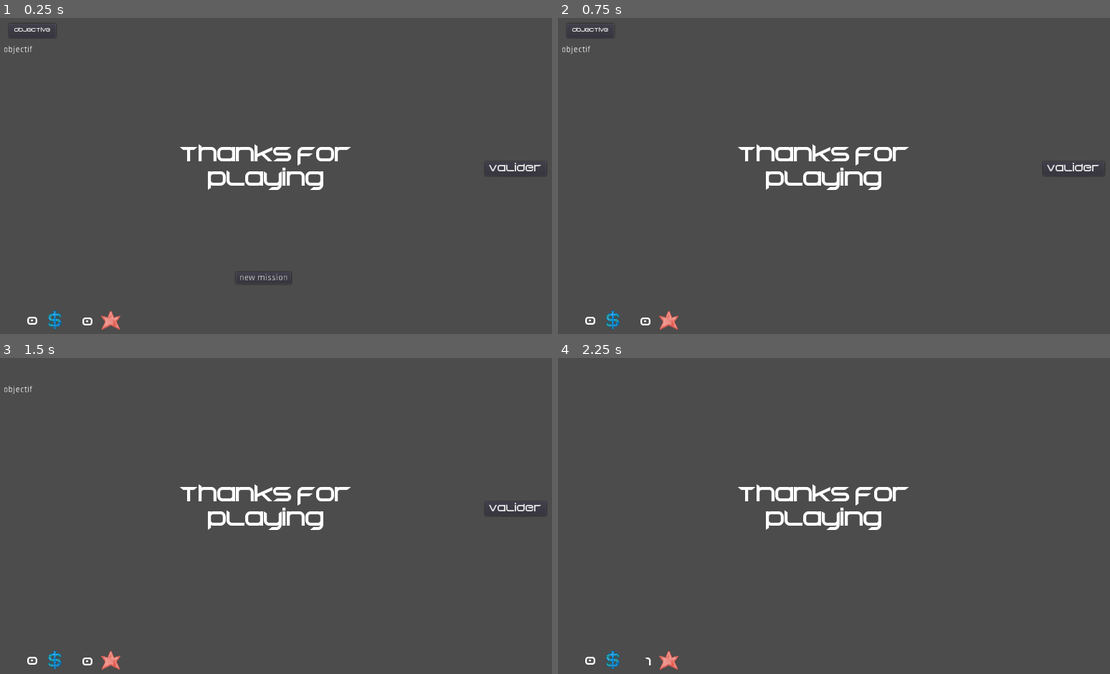
Above: before the commit, frames 1-4 (two rows, left to right).
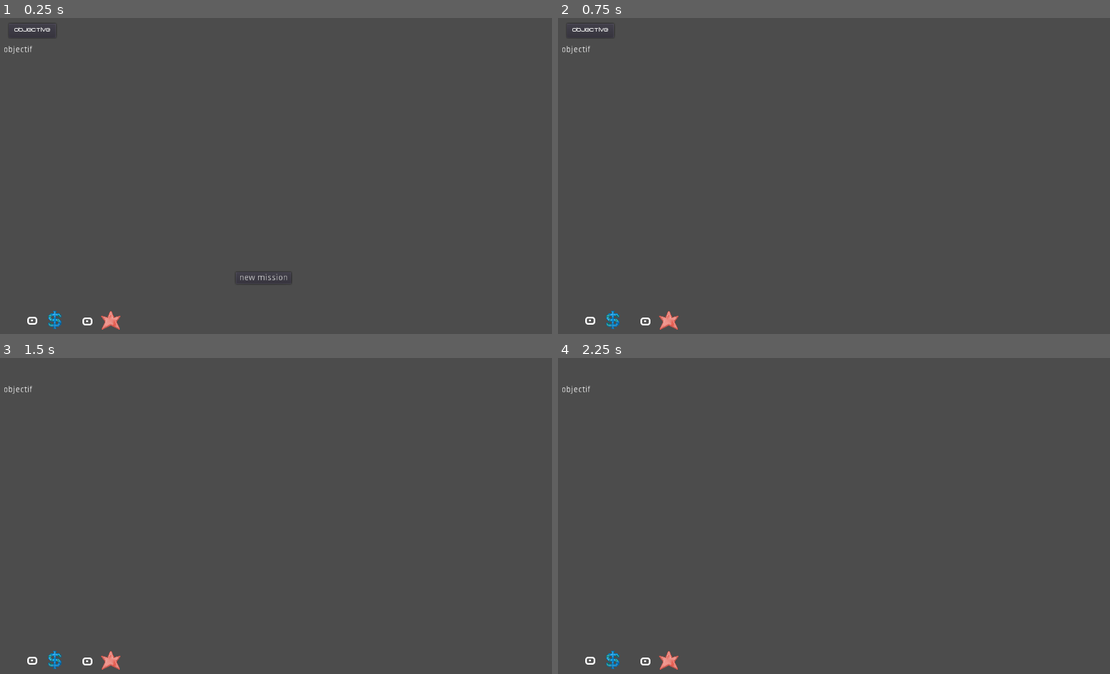
Above: after the commit, the same moments.

Repository: RyanHerb/-jubilant-octo-robot
Game: Godot game, scene res://HUDBureau.tscn
The game is run twice, just before and just after one commit, with the same random seed, the same clock (stepped at 60 frames per second) and the same inputs. This scene is started directly instead of the project's main scene.
Inputs (mouse positions are in pixels of both pictures, inside the frame that each line leads up to):
- Up to frame 1 (0.25 s): no input
- Up to frame 2 (0.75 s): click "new mission" at 0.5 s
- Up to frame 3 (1.5 s): click "objective" at 1.25 s
- Up to frame 4 (2.25 s): click (1071, 509) at 2 s, where only the run before the commit has a clickable "valider"

The runs differ from the first frame. In frame 1, 1.3% of the frame differs, in the area x 32-100%, y 39-55%; in frame 2, 1.3%; in frame 3, 1.3%; in frame 4, 1.3%.

Commit message:
reorganise hud scenes

Diff:
--- a/HUDBureau.tscn
+++ b/HUDBureau.tscn
@@ -69,6 +69,7 @@
 }
 
 [node name="FinishMissionButton" type="Button" parent="."]
+visible = false
 margin_left = 805.962
 margin_top = 80.2063
 margin_right = 908.962
@@ -81,6 +82,7 @@
 }
 
 [node name="Fin" type="Label" parent="."]
+visible = false
 margin_left = 248.212
 margin_top = 44.9544
 margin_right = 631.212
--- a/Main.tscn
+++ b/Main.tscn
@@ -1,24 +1,19 @@
-[gd_scene load_steps=6 format=2]
+[gd_scene load_steps=5 format=2]
 
 [ext_resource path="res://Main.gd" type="Script" id=1]
 [ext_resource path="res://HUD.tscn" type="PackedScene" id=2]
-[ext_resource path="res://HUDBureau.tscn" type="PackedScene" id=3]
-[ext_resource path="res://HUDSystem.tscn" type="PackedScene" id=4]
+[ext_resource path="res://Office.tscn" type="PackedScene" id=3]
 [ext_resource path="res://System.tscn" type="PackedScene" id=5]
 
 [node name="Main" type="Node"]
 script = ExtResource( 1 )
 
-[node name="HUD" parent="." instance=ExtResource( 2 )]
+[node name="IntroEnd" parent="." instance=ExtResource( 2 )]
 
-[node name="HUDBureau" parent="." instance=ExtResource( 3 )]
+[node name="Office" parent="." instance=ExtResource( 3 )]
 
 [node name="EntreMissions" type="Timer" parent="."]
 wait_time = 2.0
 
-[node name="HUDSystem" parent="." instance=ExtResource( 4 )]
-
 [node name="System" parent="." instance=ExtResource( 5 )]
-[connection signal="start_game" from="HUD" to="." method="_on_HUD_start_game"]
-[connection signal="mission_finished" from="HUDBureau" to="." method="_on_HUDBureau_mission_finished"]
-[connection signal="mission_finished" from="HUDSystem" to="." method="_on_HUDSystem_mission_finished"]
+[connection signal="start_game" from="IntroEnd" to="." method="_on_HUD_start_game"]
--- a/System.tscn
+++ b/System.tscn
@@ -1,10 +1,11 @@
-[gd_scene load_steps=7 format=2]
+[gd_scene load_steps=8 format=2]
 
 [ext_resource path="res://System.gd" type="Script" id=1]
 [ext_resource path="res://assets/stars/orange.png" type="Texture" id=2]
 [ext_resource path="res://assets/light.png" type="Texture" id=3]
 [ext_resource path="res://assets/backgrounds/bg_star_system_empty.png" type="Texture" id=4]
 [ext_resource path="res://assets/Begok v15_2015___free.ttf" type="DynamicFontData" id=5]
+[ext_resource path="res://HUDSystem.tscn" type="PackedScene" id=6]
 
 [sub_resource type="DynamicFont" id=1]
 size = 25
@@ -45,3 +46,5 @@
 __meta__ = {
 "_edit_use_anchors_": false
 }
+
+[node name="HUDSystem" parent="." instance=ExtResource( 6 )]
